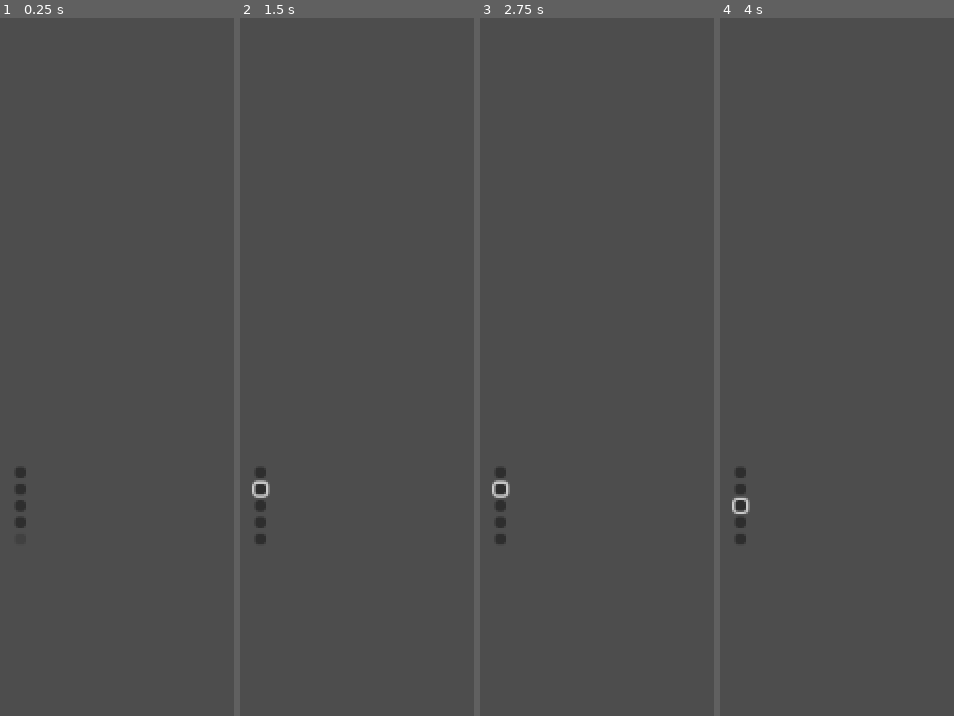
Above: before the commit, frames 1-4 (left to right).
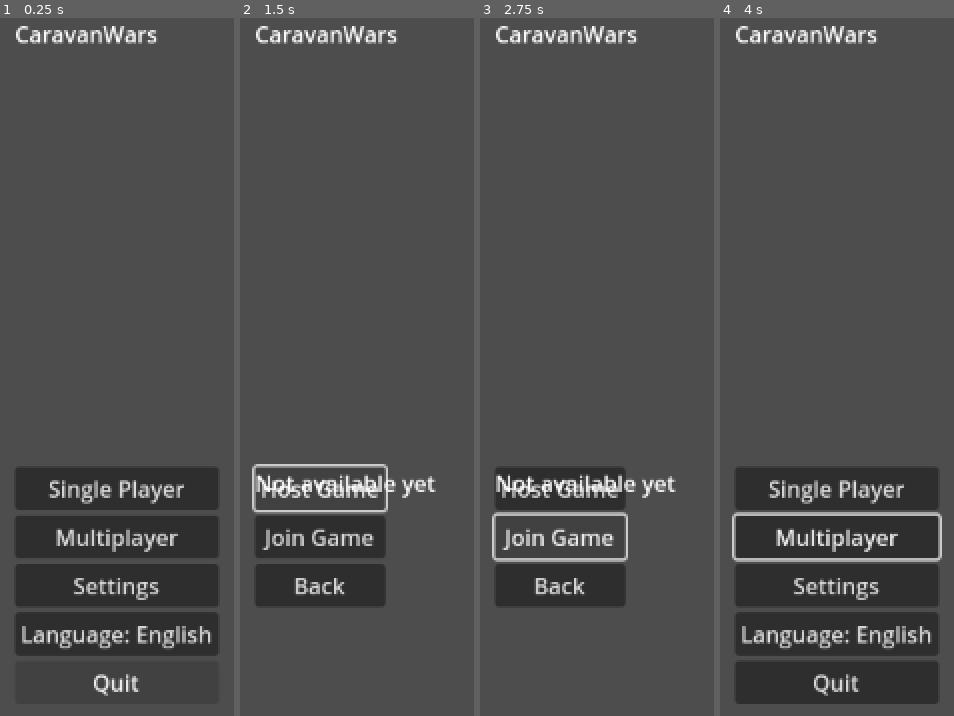
Above: after the commit, the same moments.

Repository: sepa79/CaravanWars
Game: Godot game, scene res://scenes/Main.tscn
Two runs of this game, one before a commit and one after it. Both use one fixed random seed, a clock stepped at 60 frames per second and the inputs below.
Inputs (mouse positions are in pixels of both pictures, inside the frame that each line leads up to; where the layout moved, square brackets give the same spot in the first picture):
- Up to frame 1 (0.25 s): no input
- Up to frame 2 (1.5 s): click (357, 534) [261, 492] at 0.5 s; click (319, 485) at 1.25 s, where only the run after the commit has a clickable "Host Game"
- Up to frame 3 (2.75 s): click (559, 534) at 2 s, where only the run after the commit has a clickable "Join Game"
- Up to frame 4 (4 s): click (741, 506) at 2.77 s; click (799, 583) at 3.5 s, where only the run after the commit has a clickable "Back"

The runs differ from the first frame. In frame 1, 20% of the frame differs, in the area x 6-94%, y 1-98%; in frame 2, 9.2%; in frame 3, 8.6%; in frame 4, 27%, in the area x 5-95%, y 1-99%.
Error before the commit: Parse Error: The function signature doesn't match the parent. Parent signature is "tr(StringName, StringName = <default>) -> String". (res://autoload/I18N.gd:2…

Commit message:
chore: rename i18n helper

Diff:
--- a/game/autoload/I18N.gd
+++ b/game/autoload/I18N.gd
@@ -22,7 +22,7 @@
     current_lang = lang
     language_changed.emit(lang)
 
-func tr(key: String) -> String:
+func t(key: String) -> String:
     return strings.get(key, key)
 
 func toggle_language() -> void:
--- a/game/scenes/StartMenu.gd
+++ b/game/scenes/StartMenu.gd
@@ -12,19 +12,19 @@
     update_texts()
 
 func update_texts() -> void:
-    title_label.text = I18N.tr("menu.title")
-    main_menu.get_node("SinglePlayer").text = I18N.tr("menu.start_single")
-    main_menu.get_node("Multiplayer").text = I18N.tr("menu.start_multi")
-    main_menu.get_node("Settings").text = I18N.tr("menu.settings")
-    var lang_text := I18N.tr("menu.language_en") if I18N.current_lang == I18N.LANG_EN else I18N.tr("menu.language_pl")
-    main_menu.get_node("Language").text = "%s: %s" % [I18N.tr("menu.language"), lang_text]
-    main_menu.get_node("Quit").text = I18N.tr("menu.quit")
-    multiplayer_menu.get_node("Host").text = I18N.tr("menu.host")
-    multiplayer_menu.get_node("Join").text = I18N.tr("menu.join")
-    multiplayer_menu.get_node("Back").text = I18N.tr("menu.back")
-    not_available_label.text = I18N.tr("menu.not_available")
-    var build_type := OS.is_debug_build() ? "Debug" : "Release"
-    version_label.text = "%s %s\n%s %s" % [I18N.tr("menu.version"), ProjectSettings.get_setting("application/config/version"), I18N.tr("menu.build_type"), build_type]
+    title_label.text = I18N.t("menu.title")
+    main_menu.get_node("SinglePlayer").text = I18N.t("menu.start_single")
+    main_menu.get_node("Multiplayer").text = I18N.t("menu.start_multi")
+    main_menu.get_node("Settings").text = I18N.t("menu.settings")
+    var lang_text := I18N.t("menu.language_en") if I18N.current_lang == I18N.LANG_EN else I18N.t("menu.language_pl")
+    main_menu.get_node("Language").text = "%s: %s" % [I18N.t("menu.language"), lang_text]
+    main_menu.get_node("Quit").text = I18N.t("menu.quit")
+    multiplayer_menu.get_node("Host").text = I18N.t("menu.host")
+    multiplayer_menu.get_node("Join").text = I18N.t("menu.join")
+    multiplayer_menu.get_node("Back").text = I18N.t("menu.back")
+    not_available_label.text = I18N.t("menu.not_available")
+    var build_type := "Debug" if OS.is_debug_build() else "Release"
+    version_label.text = "%s %s\n%s %s" % [I18N.t("menu.version"), ProjectSettings.get_setting("application/config/version"), I18N.t("menu.build_type"), build_type]
 
 func _on_single_player_pressed() -> void:
     show_not_available()
